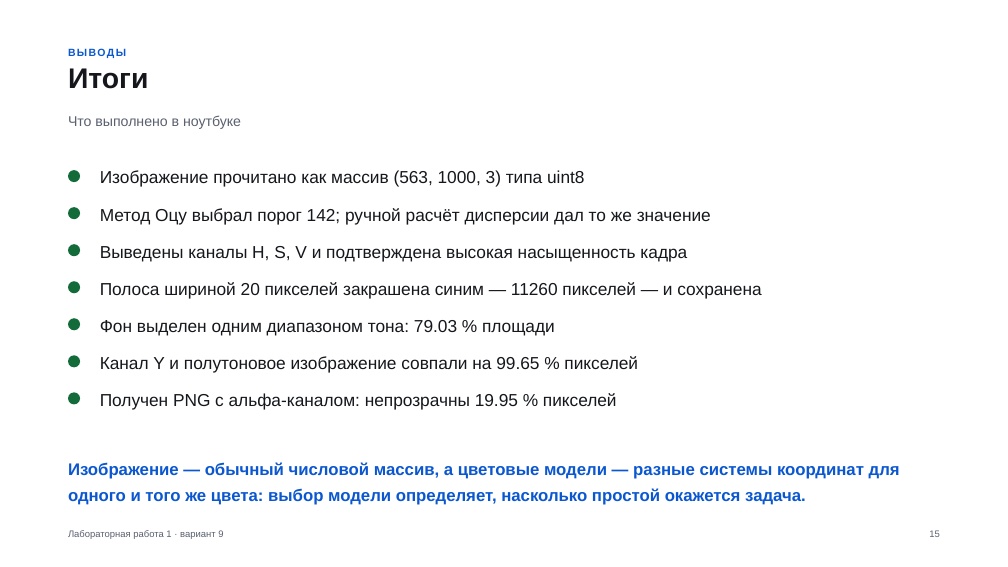
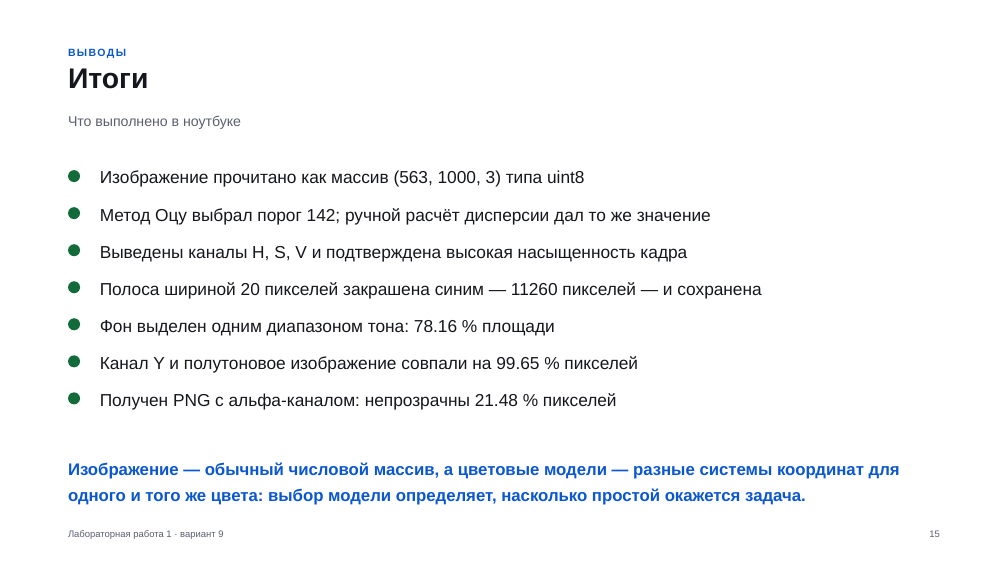
Before and after one commit to stepanshepilov/TSU_CV, a slide deck: slide 15 of lab1/Лабораторная_1_вариант_9.pptx. Drawn at 1008x567 pixels with LibreOffice and Linux fonts; fonts in the diff are those of the drawing. Boxes give left, top, right and bottom in pixels: in the first picture for what was removed or moved away, otherwise in the second. Text is boxed around its words. In the diff, an @@ line names an element or a change of style, - is before the commit and + after.

```diff
--- a/lab1/Лабораторная_1_вариант_9.pptx
+++ b/lab1/Лабораторная_1_вариант_9.pptx
@@ text at (x1=100, y1=320, x2=555, y2=335): text changed @@
-Фон выделен одним диапазоном тона: 79.03 % площади
+Фон выделен одним диапазоном тона: 78.16 % площади
@@ text at (x1=100, y1=393, x2=617, y2=410): text changed @@
-Получен PNG с альфа-каналом: непрозрачны 19.95 % пикселей
+Получен PNG с альфа-каналом: непрозрачны 21.48 % пикселей
```
Also in this commit, not shown: 2 other slides changed, 7 other files.
